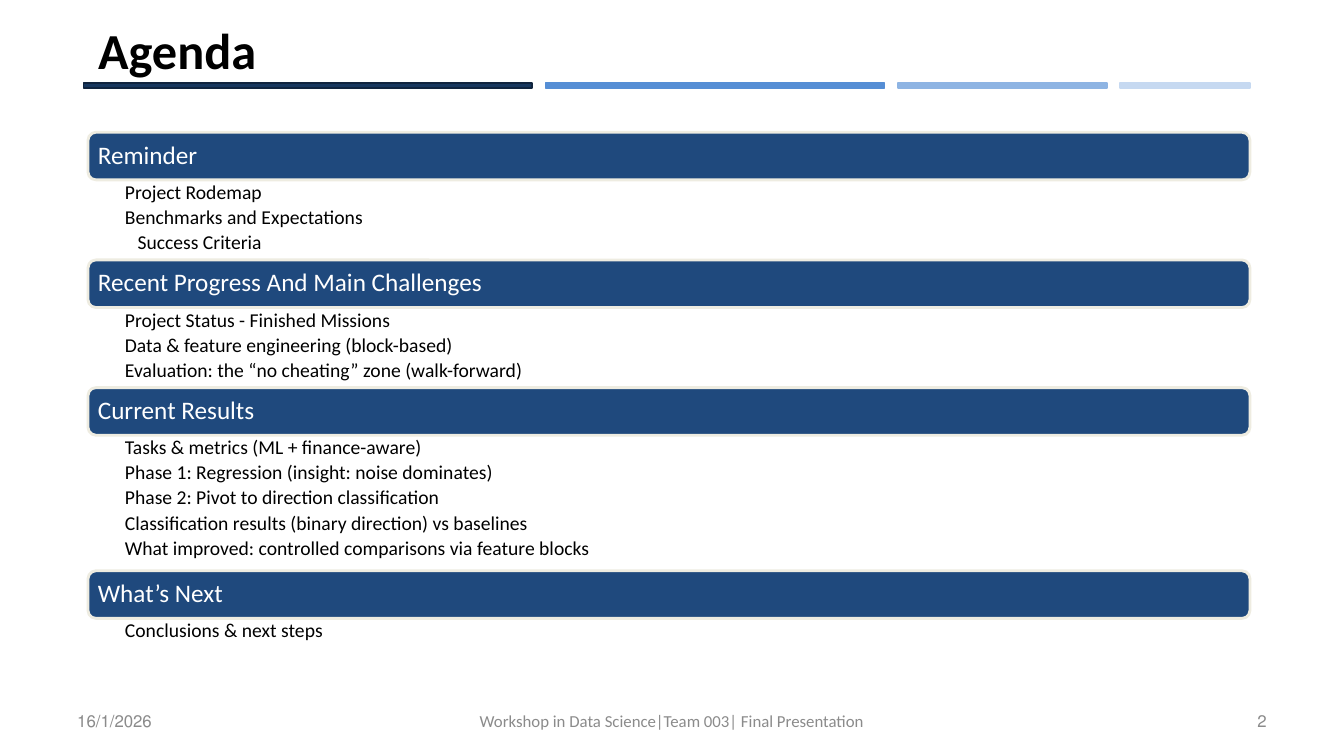
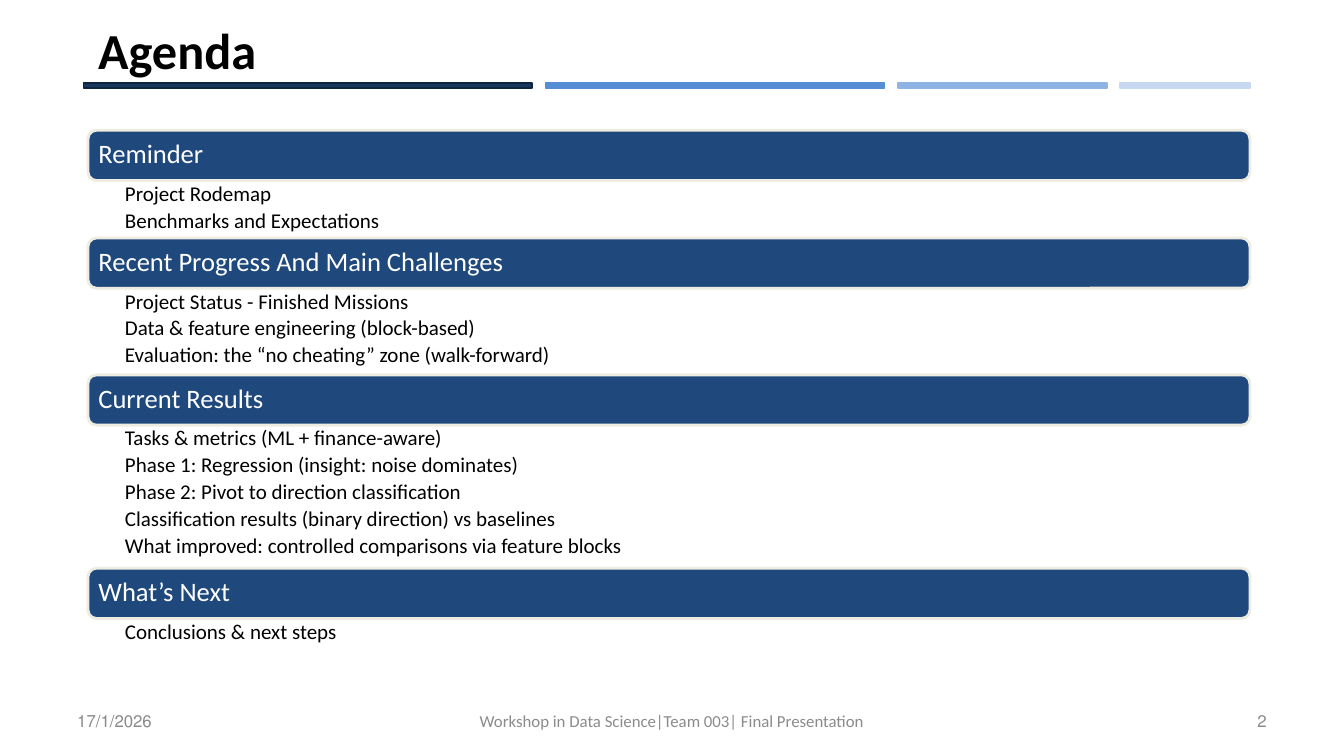
Before and after one commit to itaymutzafi/data-science-project, a slide deck: slide 2 of literature/Final_Presentation/Final_Presentation.pptx. Drawn at 1344x756 pixels with LibreOffice and Linux fonts; fonts in the diff are those of the drawing; background and template pictures are left out. Boxes give left, top, right and bottom in pixels: in the first picture for what was removed or moved away, otherwise in the second. Text is boxed around its words. In the diff, an @@ line names an element or a change of style, - is before the commit and + after.

```diff
--- a/literature/Final_Presentation/Final_Presentation.pptx
+++ b/literature/Final_Presentation/Final_Presentation.pptx
@@ size 14 to 15 pt in 4 elements at [125,624,336,643], [125,430,621,557], [125,294,550,366], [125,186,379,232] @@
@@ rounded rectangle: place and size @@
-rounded rectangle at [88,260,1250,308]
+rounded rectangle at [88,238,1250,288]
@@ text at [138,235,262,249]: paragraph removed @@
-    Success Criteria
@@ size 18 to 19 pt in 4 elements at [98,144,203,163], [98,582,230,601], [98,389,263,409], [98,252,503,276] @@
@@ text "Recent Progress And Main Challenges": place and size @@
-text "Recent Progress And Main Challenges" at [98,273,482,296]
+text "Recent Progress And Main Challenges" at [98,252,503,276]
@@ text "Project Status - Finished Missions": place and size @@
-text "Project Status - Finished Missions" at [125,313,522,381]
+text "Project Status - Finished Missions" at [125,294,550,366]
@@ rounded rectangle: place and size @@
-rounded rectangle at [88,388,1250,436]
+rounded rectangle at [88,375,1250,425]
@@ text "Current Results": place and size @@
-text "Current Results" at [98,401,254,419]
+text "Current Results" at [98,389,263,409]
@@ text "Tasks & metrics (ML + ...": place and size @@
-text "Tasks & metrics (ML + ..." at [125,440,589,558]
+text "Tasks & metrics (ML + ..." at [125,430,621,557]
@@ text at [77,715,152,728]: text changed @@
-16/1/2026
+17/1/2026
```
Also in this commit, not shown: 13 other slides changed, 2 slides added, 5 other files.
